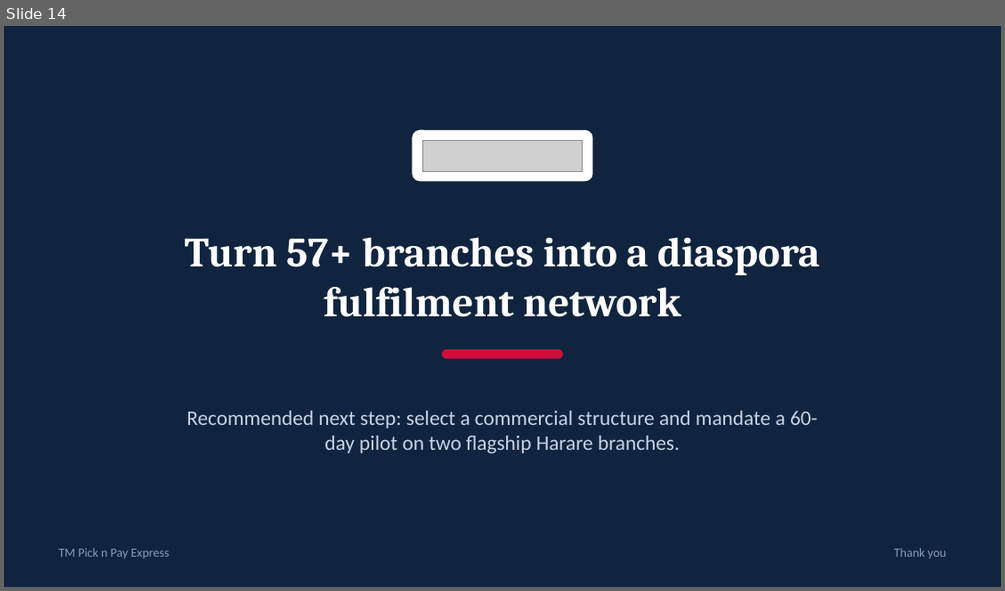
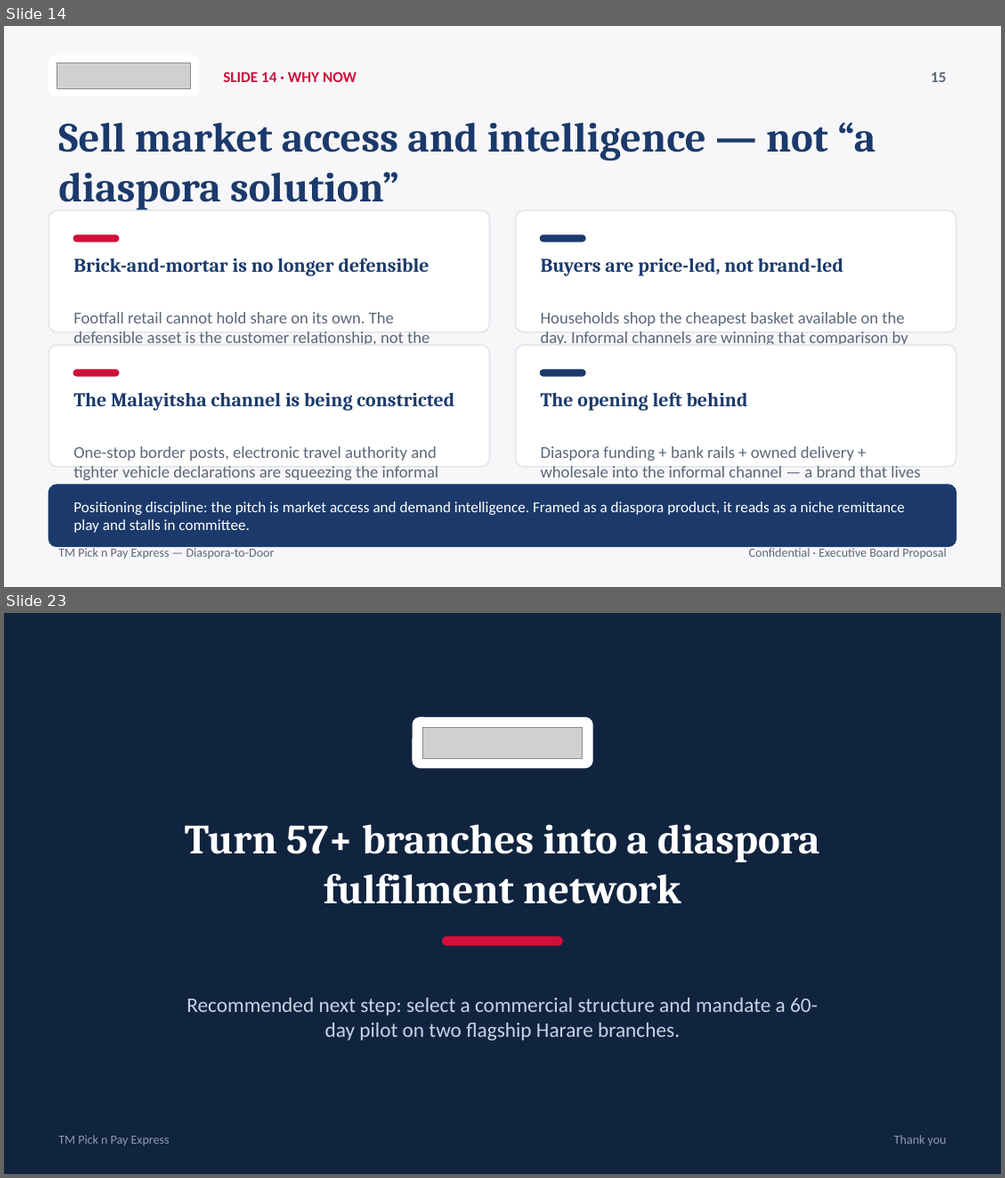
Before and after one commit to gugunyathi/retail-bridge, a slide deck: public/TM-Pick-n-Pay-Express.ppt. Shown one above the other, each under a label of ours: slide 14 before the commit, slides 14 and 23 after it; the slides between them are not shown. The pictures are 1005x591 and 1005x1178 pixels, drawn with LibreOffice and Linux fonts; fonts in the diff are those of the drawing; grey boxes stand for pictures. Boxes give left, top, right and bottom in pixels: in the first picture for what was removed or moved away, otherwise in the second. Text is boxed around its words. In the diff, an @@ line names an element or a change of style, - is before the commit and + after.

```diff
--- a/public/TM-Pick-n-Pay-Express.ppt
+++ b/public/TM-Pick-n-Pay-Express.ppt
@@ slide 14 added at <box>4,26,1001,587</box>, background #F7F7F9 @@
@@ rounded rectangle added at <box>48,56,198,95</box>, fill #FFFFFF, outline #FFFFFF 0.99 pt @@
@@ picture added at <box>57,62,190,89</box> @@
@@ text added at <box>223,71,356,82</box>, 11 pt, text #D0103A, bold @@
+SLIDE 14 · WHY NOW
@@ text added at <box>930,72,946,82</box>, 11 pt, text #5C6779, bold @@
+15
@@ text added at <box>58,122,875,210</box>, 30 pt, text #1B3A6B, bold @@
+Sell market access and intelligence — not “a diaspora solution”
@@ rounded rectangle added at <box>48,210,489,332</box>, fill #FFFFFF, outline #E2E5EB 0.99 pt @@
@@ rounded rectangle added at <box>516,210,956,332</box>, fill #FFFFFF, outline #E2E5EB 0.99 pt @@
@@ rounded rectangle added at <box>73,235,119,241</box>, fill #D0103A, outline #D0103A 0.99 pt @@
@@ rounded rectangle added at <box>541,235,585,241</box>, fill #1B3A6B, outline #1B3A6B 0.99 pt @@
@@ text added at <box>73,257,429,276</box>, 14 pt, text #1B3A6B, bold @@
+Brick-and-mortar is no longer defensible
@@ text added at <box>541,258,843,276</box>, 14 pt, text #1B3A6B, bold @@
+Buyers are price-led, not brand-led
@@ text added at <box>73,312,429,369</box>, 12 pt, text #5C6779 @@
+Footfall retail cannot hold share on its own. The defensible asset is the customer relationship, not the store estate.
@@ text added at <box>541,312,908,369</box>, 12 pt, text #5C6779 @@
+Households shop the cheapest basket available on the day. Informal channels are winning that comparison by default.
@@ rounded rectangle added at <box>48,345,489,467</box>, fill #FFFFFF, outline #E2E5EB 0.99 pt @@
@@ rounded rectangle added at <box>516,345,956,467</box>, fill #FFFFFF, outline #E2E5EB 0.99 pt @@
@@ rounded rectangle added at <box>73,370,119,376</box>, fill #D0103A, outline #D0103A 0.99 pt @@
@@ rounded rectangle added at <box>541,370,585,376</box>, fill #1B3A6B, outline #1B3A6B 0.99 pt @@
@@ text added at <box>73,393,454,410</box>, 14 pt, text #1B3A6B, bold @@
+The Malayitsha channel is being constricted
@@ text added at <box>541,392,748,410</box>, 14 pt, text #1B3A6B, bold @@
+The opening left behind
@@ text added at <box>73,446,439,503</box>, 12 pt, text #5C6779 @@
+One-stop border posts, electronic travel authority and tighter vehicle declarations are squeezing the informal cross-border van trade.
@@ text added at <box>541,446,920,503</box>, 12 pt, text #5C6779 @@
+Diaspora funding + bank rails + owned delivery + wholesale into the informal channel — a brand that lives in people's homes.
@@ rounded rectangle added at <box>48,484,956,547</box>, fill #1B3A6B, outline #1B3A6B 0.99 pt @@
@@ text added at <box>73,501,905,532</box>, 11 pt, text #FFFFFF @@
+Positioning discipline: the pitch is market access and demand intelligence. Framed as a diaspora product, it reads as a niche remittance play and stalls in committee.
@@ text added at <box>58,546,275,558</box>, 9 pt, text #5C6779 @@
+TM Pick n Pay Express — Diaspora-to-Door
@@ text added at <box>749,546,946,558</box>, 9 pt, text #5C6779 @@
+Confidential · Executive Board Proposal
@@ what was slide 14 is now slide 23 @@
```
Also in this commit, not shown: 8 other slides added, 2 other files.
